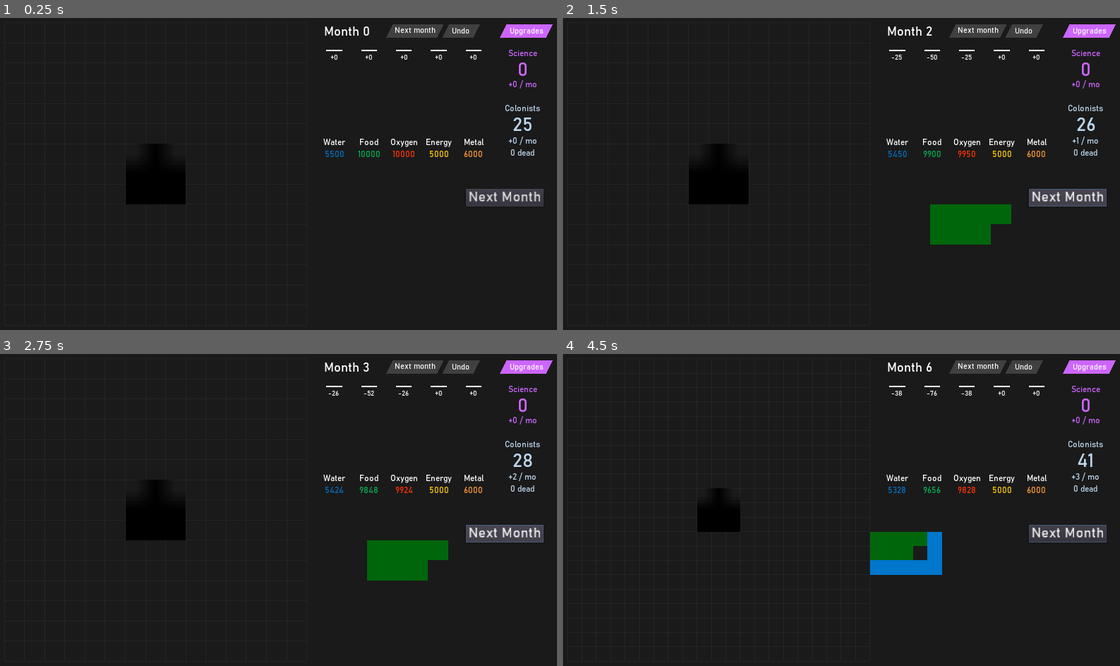
Above: before the commit, frames 1-4 (two rows, left to right).
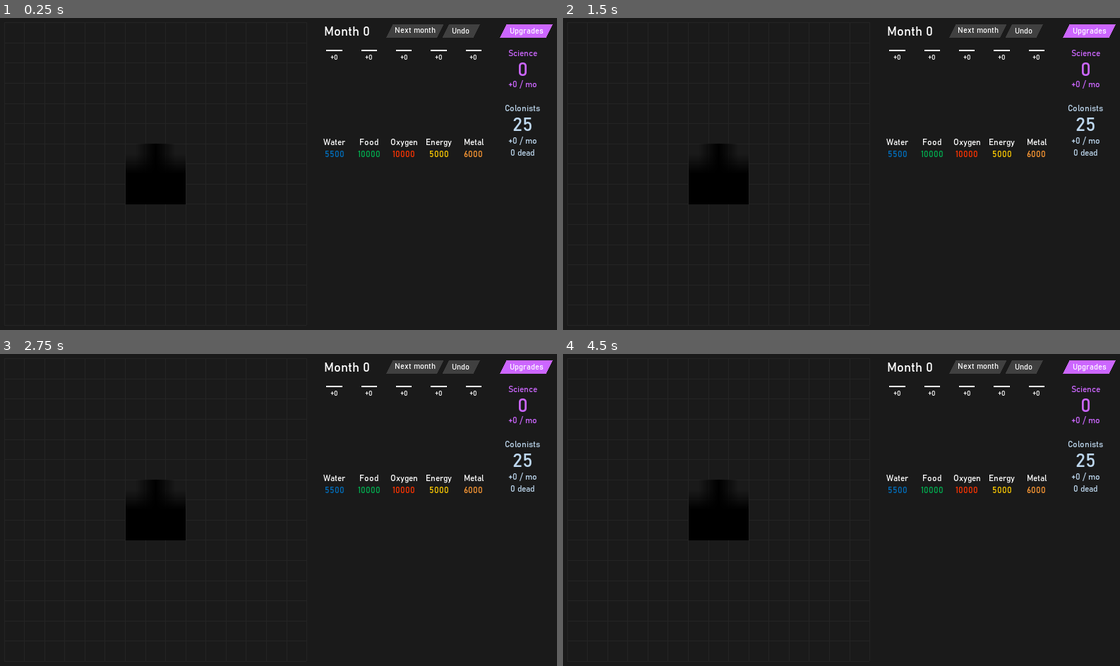
Above: after the commit, the same moments.

Repository: sirknightj/CEV-1
Game: Godot game, scene res://scenes/MainGameScene.tscn
The game is run twice, just before and just after one commit, with the same random seed, the same clock (stepped at 60 frames per second) and the same inputs.
Inputs (mouse positions are in pixels of both pictures, inside the frame that each line leads up to):
- Up to frame 1 (0.25 s): no input
- Up to frame 2 (1.5 s): click (1069, 198) at 0.5 s, where only the run before the commit has a clickable "Next Month"; click (1069, 198) at 1.25 s, where only the run before the commit has a clickable "Next Month"
- Up to frame 3 (2.75 s): click (506, 534) at 2 s, where only the run before the commit has a clickable "Next Month"
- Up to frame 4 (4.5 s): tap Enter at 2.75, 4.25 s; drag from (718, 491) to (941, 550) at 2.77 s; tap Space at 3.5 s; drag from (696, 510) to (941, 550) at 3.52 s; move the mouse to (718, 510) at 4.27 s; press the mouse at (718, 510) at 4.28 s

The runs differ from the first frame. In frame 1, 0.8% of the frame differs, in the area x 83-98%, y 54-61%; in frame 2, 2.8%; in frame 3, 2.7%; in frame 4, 3.4%, in the area x 22-98%, y 2-71%.

Commit message:
Remove old next month button

Diff:
--- a/source/scenes/Sidebar.tscn
+++ b/source/scenes/Sidebar.tscn
@@ -28,14 +28,6 @@
 margin_right = 560.0
 margin_bottom = 720.0
 color = Color( 0.72549, 0.0941176, 0.0941176, 0.25098 )
-
-[node name="NextMonthButton" type="Button" parent="."]
-margin_left = 344.0
-margin_top = 394.0
-margin_right = 519.0
-margin_bottom = 433.0
-theme = ExtResource( 5 )
-text = "Next Month"
 
 [node name="TurnCount" type="Label" parent="."]
 margin_left = 23.0
@@ -158,7 +150,6 @@
 theme = ExtResource( 5 )
 icon = ExtResource( 3 )
 
-[connection signal="pressed" from="NextMonthButton" to="." method="_on_NextTurnButton_pressed"]
 [connection signal="gui_input" from="NextMonth/Label" to="." method="_on_Next_Month_gui_input"]
 [connection signal="gui_input" from="Upgrades/Label" to="." method="_on_Upgrades_gui_input"]
 [connection signal="gui_input" from="Undo/Label" to="." method="_on_Undo_gui_input"]
--- a/source/scripts/Sidebar.gd
+++ b/source/scripts/Sidebar.gd
@@ -18,13 +18,6 @@
 	for resource in GameData.ResourceType.values():
 		show_resources[resource] = true
 
-func _on_NextTurnButton_pressed() -> void:
-	game.on_next_turn()
-	update_turn_display()
-	game.place_building(350, 50)
-	if GameStats.turn % 5 == 0:
-		grid.set_grid_size(GameStats.grid_size + 6)
-
 """
 	Updates the text displaying the turn count
 """
@@ -42,7 +35,11 @@
 """
 func _on_Next_Month_gui_input(event):
 	if (event is InputEventMouseButton && event.pressed && event.button_index == BUTTON_LEFT):
-		print("Next Month was clicked!")
+		game.on_next_turn()
+		update_turn_display()
+		game.place_building(350, 50)
+		if GameStats.turn % 5 == 0:
+			grid.set_grid_size(GameStats.grid_size + 6)
 
 """
 	Called when the Undo button is clicked
